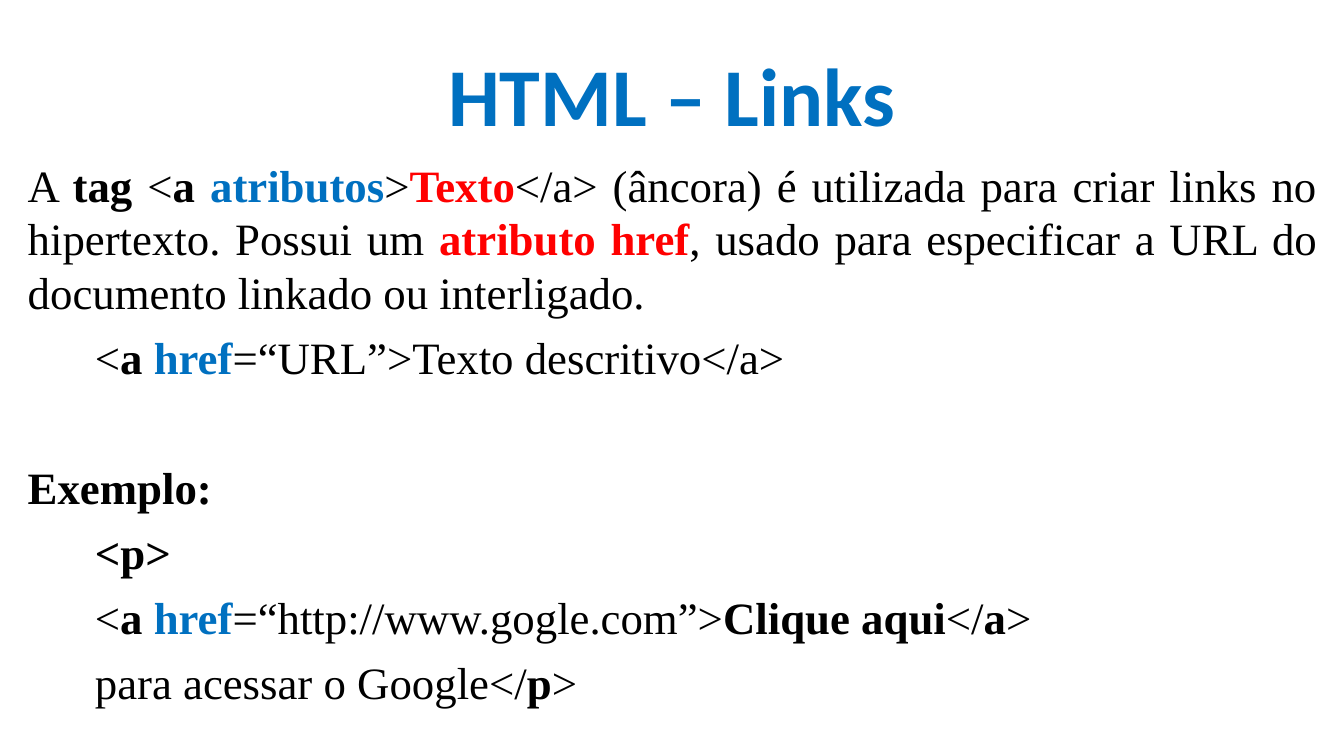
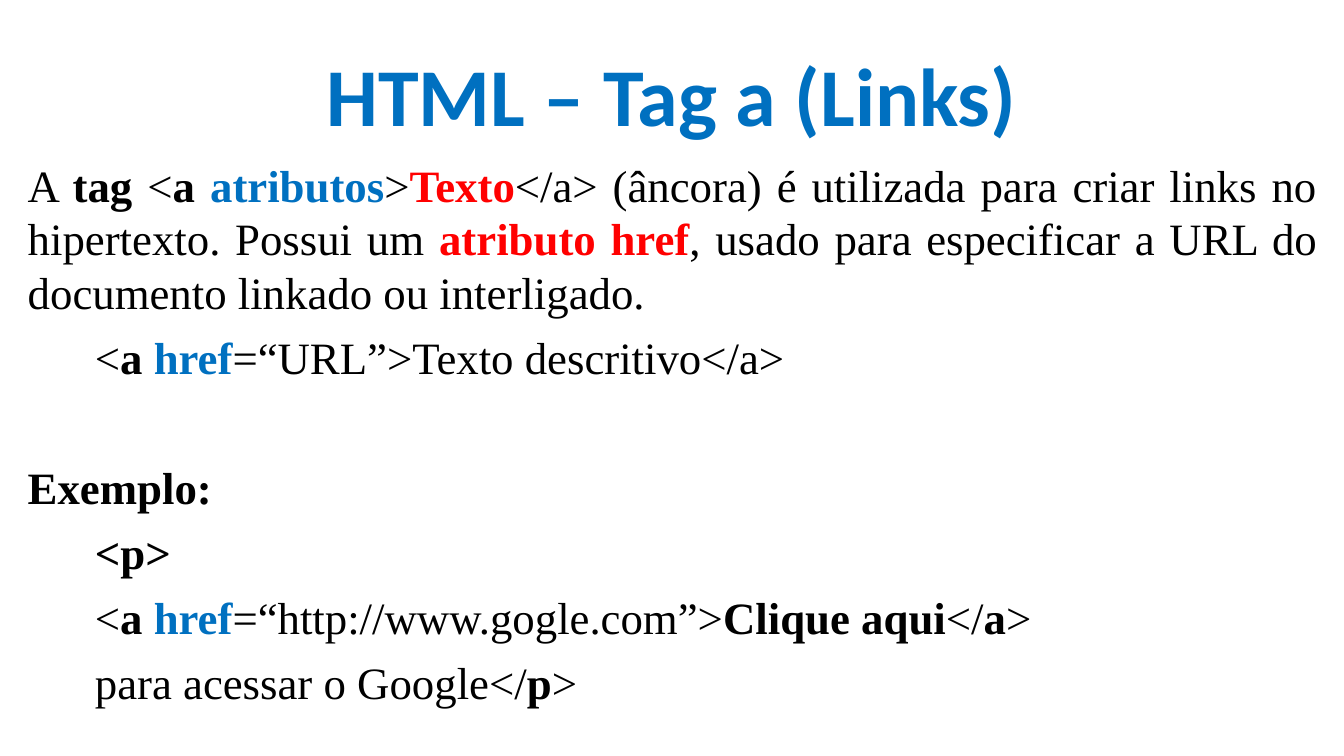
Before and after one commit to CloudEducationBrazil/WydenDesenvolvimentoWebPHP, a slide deck: slide 4 of 01 Classes/Aula 04 Desenvolvimento Web - HTML.pptx. Drawn at 1344x756 pixels with LibreOffice and Linux fonts; fonts in the diff are those of the drawing; background and template pictures are left out. Boxes give left, top, right and bottom in pixels: in the first picture for what was removed or moved away, otherwise in the second. Text is boxed around its words. In the diff, an @@ line names an element or a change of style, - is before the commit and + after.

Commit message:
Atuazliação Aula HTML

```diff
--- a/01 Classes/Aula 04 Desenvolvimento Web - HTML.pptx
+++ b/01 Classes/Aula 04 Desenvolvimento Web - HTML.pptx
@@ title at bbox=[327, 65, 1016, 140]: text changed @@
-HTML – Links
+HTML – Tag a (Links)
```
Also in this commit, not shown: 10 other slides changed, 22 slides added.
